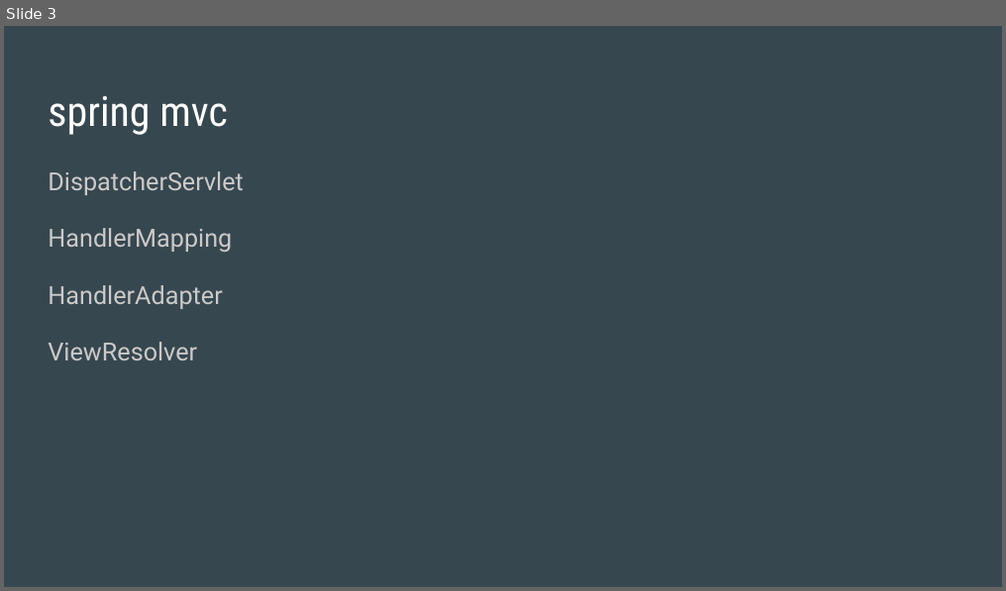
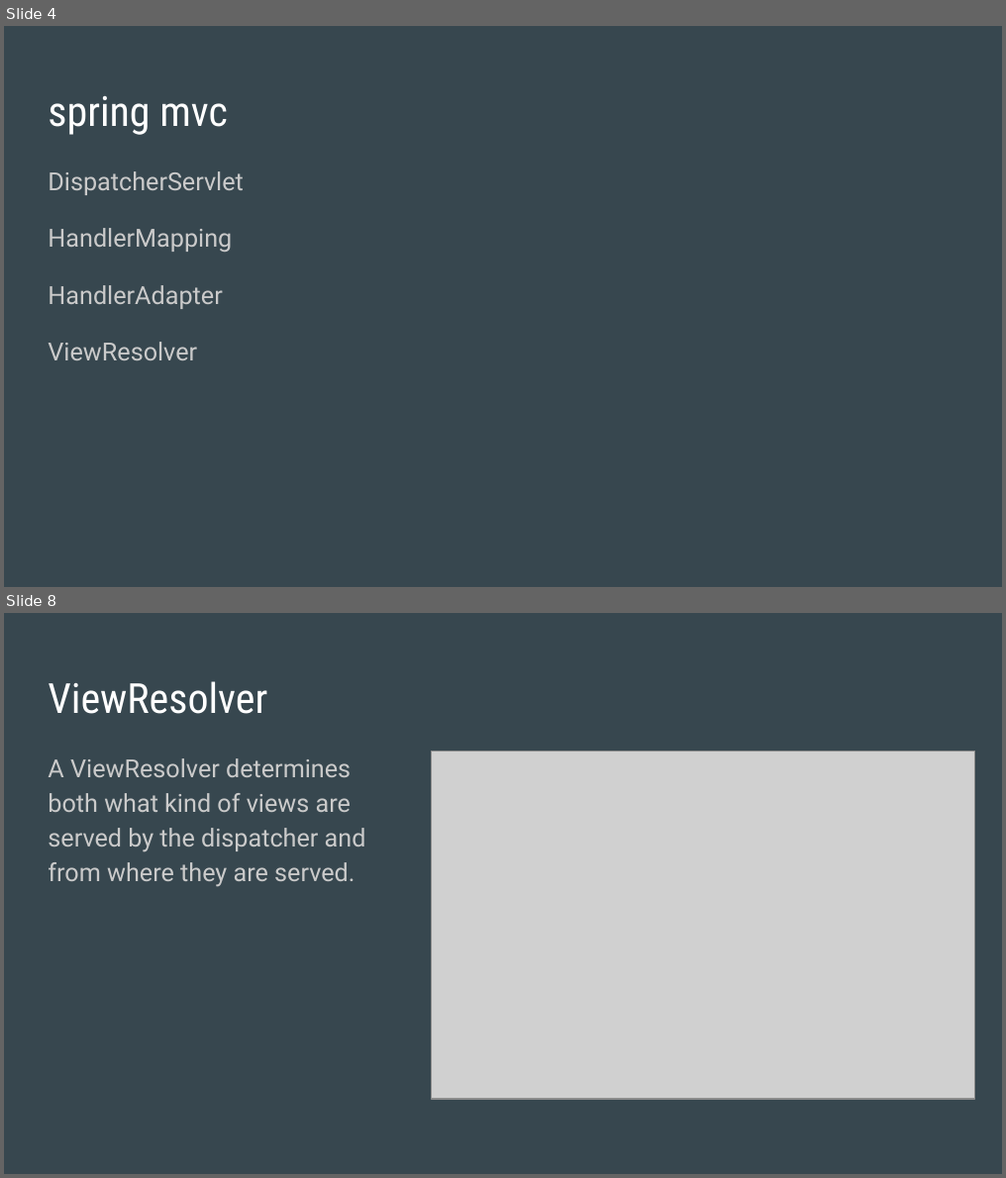
Before and after one commit to mwang98/Spring-webmvc-python, a slide deck: SE Presentation 10_6-2.pptx. Shown one above the other, each under a label of ours: slide 3 before the commit, slides 4 and 8 after it; the slides between them are not shown. The pictures are 1006x591 and 1006x1178 pixels, drawn with LibreOffice and Linux fonts; fonts in the diff are those of the drawing; grey boxes stand for pictures. Boxes give left, top, right and bottom in pixels: in the first picture for what was removed or moved away, otherwise in the second. Text is boxed around its words. In the diff, an @@ line names an element or a change of style, - is before the commit and + after.

```diff
--- a/SE Presentation 10_6-2.pptx
+++ b/SE Presentation 10_6-2.pptx
@@ slide 8 added at [4, 613, 1002, 1174], background #37474F @@
@@ title added at [48, 681, 267, 714], 30 pt, text #FFFFFF @@
+ViewResolver
@@ text added at [48, 759, 366, 887], 18 pt, text #CACACA @@
+A ViewResolver determines both what kind of views are served by the dispatcher and from where they are served.
@@ picture added at [431, 751, 975, 1099] @@
@@ what was slide 3 is now slide 4 @@
```
Also in this commit, not shown: 4 other slides added, 4 slides removed.
